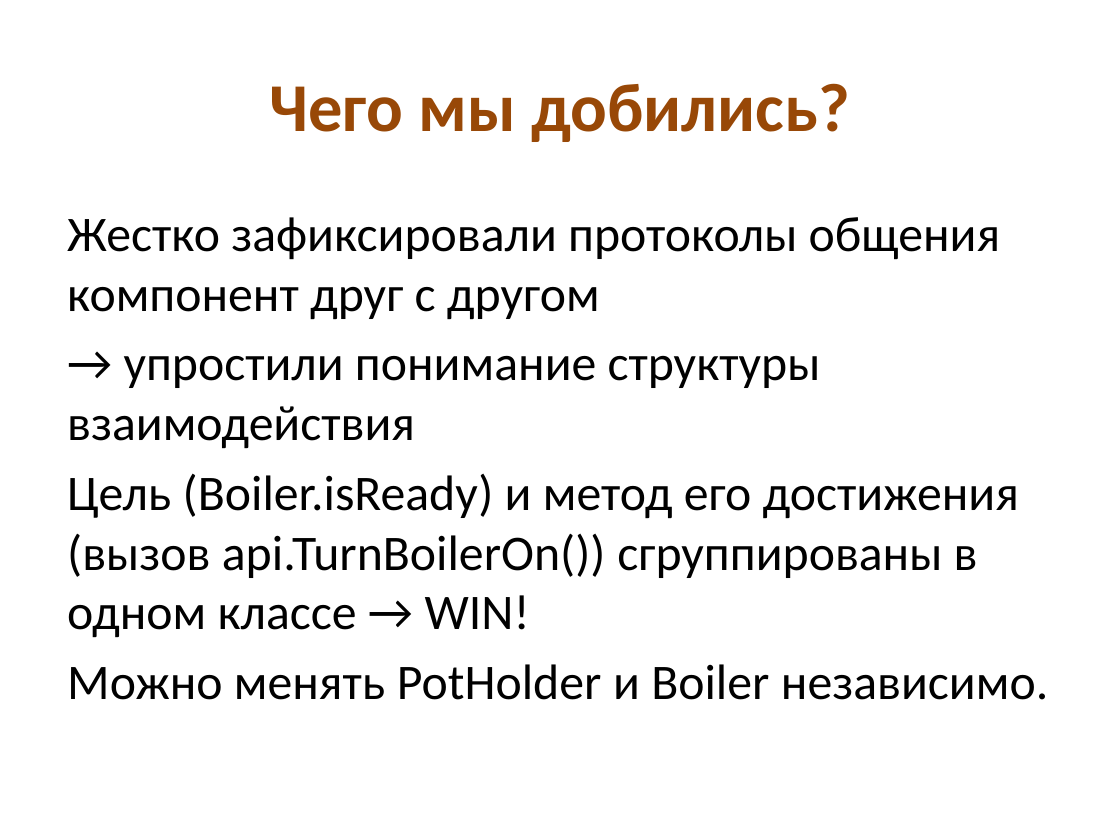
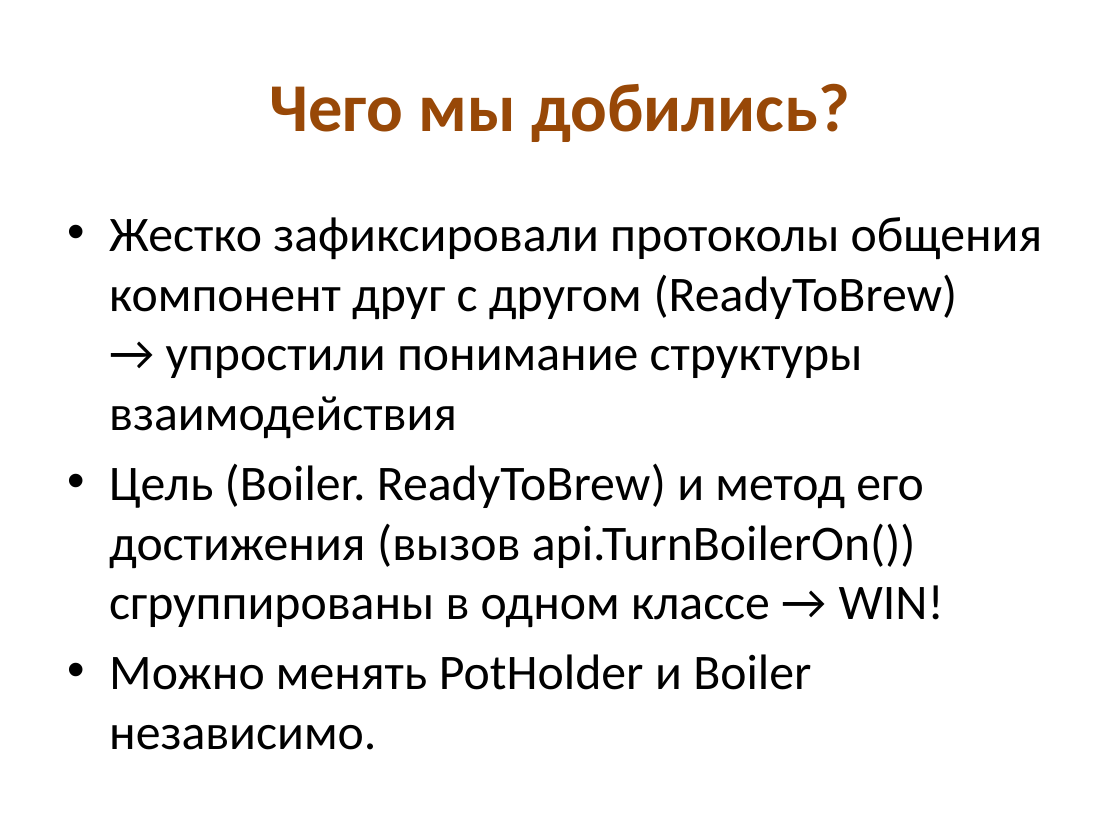
Before and after one commit to kontur-edu/2013, a slide deck: slide 20 of CodeDesign/Проектирование @ КрешКурс2013.pptx. Drawn at 1120x840 pixels with LibreOffice and Linux fonts; fonts in the diff are those of the drawing. Boxes give left, top, right and bottom in pixels: in the first picture for what was removed or moved away, otherwise in the second. Text is boxed around its words. In the diff, an @@ line names an element or a change of style, - is before the commit and + after.

Commit message:
CodeDesign

```diff
--- a/CodeDesign/Проектирование @ КрешКурс2013.pptx
+++ b/CodeDesign/Проектирование @ КрешКурс2013.pptx
@@ text at box(109, 217, 1042, 628): text changed @@
-Жестко зафиксировали протоколы общения компонент друг с другом
-→ упростили понимание структуры взаимодействия
-Цель (Boiler.isReady) и метод его достижения (вызов api.TurnBoilerOn()) сгруппированы в одном классе → WIN!
+• Жестко зафиксировали протоколы общения компонент друг с другом (ReadyToBrew)
+  → упростили понимание структуры взаимодействия
+• Цель (Boiler. ReadyToBrew) и метод его достижения (вызов api.TurnBoilerOn()) сгруппированы в одном классе → WIN!
@@ text at box(109, 654, 811, 750): bullet none to • @@
```
Also in this commit, not shown: 11 other slides changed, 6 slides added, 45 slides removed.
